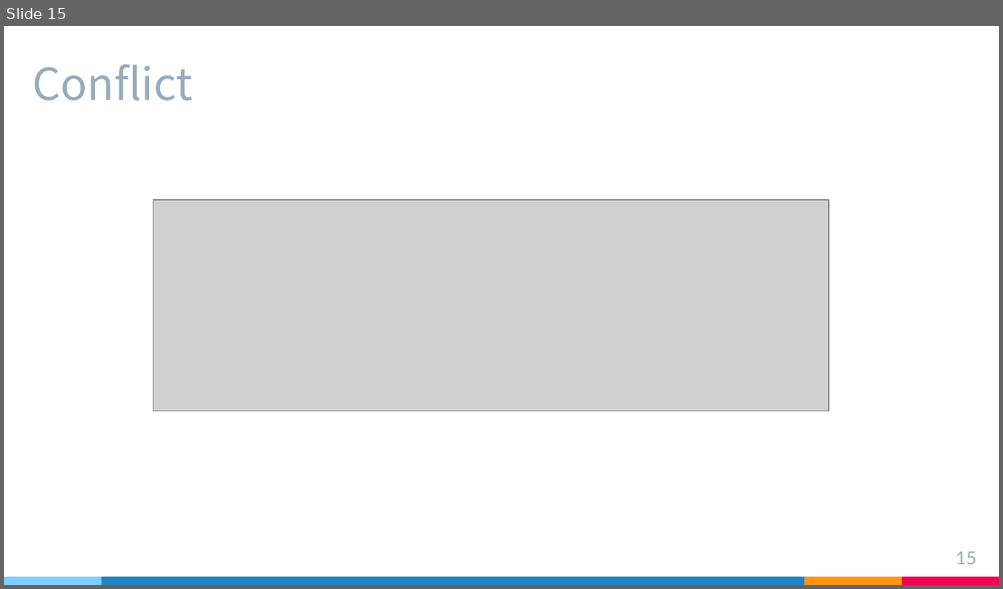
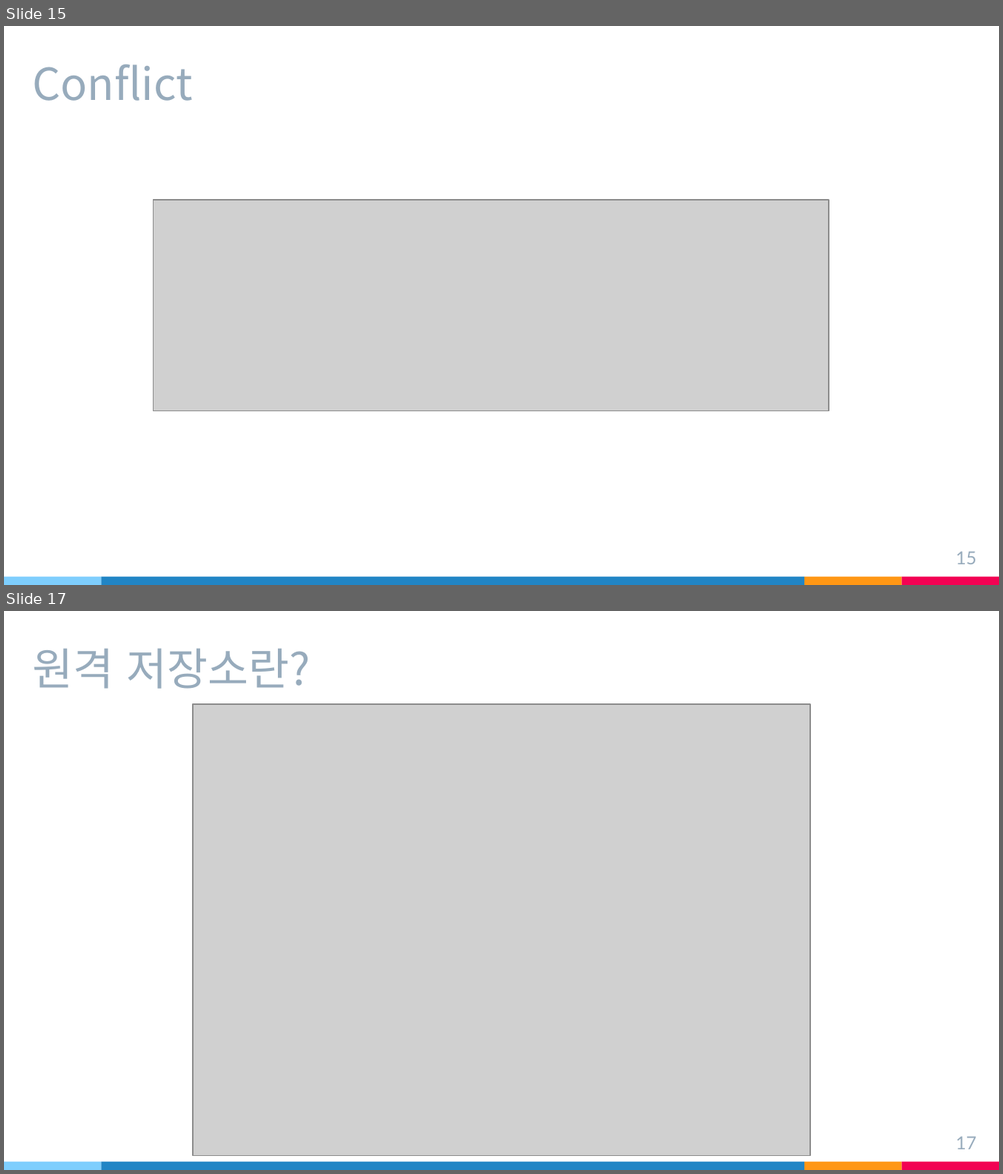
Before and after one commit to sh0204/Study, a slide deck: Git.pptx. Shown one above the other, each under a label of ours: slide 15 before the commit, slides 15 and 17 after it; the slides between them are not shown. The pictures are 1003x589 and 1003x1174 pixels, drawn with LibreOffice and Linux fonts; fonts in the diff are those of the drawing; grey boxes stand for pictures. Boxes give left, top, right and bottom in pixels: in the first picture for what was removed or moved away, otherwise in the second. Text is boxed around its words. In the diff, an @@ line names an element or a change of style, - is before the commit and + after.

```diff
--- a/Git.pptx
+++ b/Git.pptx
@@ slide 17 added at (4,611,999,1170), background #FFFFFF; not listed: 4 template elements that a slide beside it also shows @@
@@ title added at (33,648,310,689), 32 pt, text #97ABBC @@
+원격 저장소란?
@@ picture added at (193,704,811,1156) @@
@@ page number added at (956,1136,976,1150), 13 pt, text #97ABBC @@
+17
```
Also in this commit, not shown: 5 slides changed, 7 other slides added, 1 slide removed.
